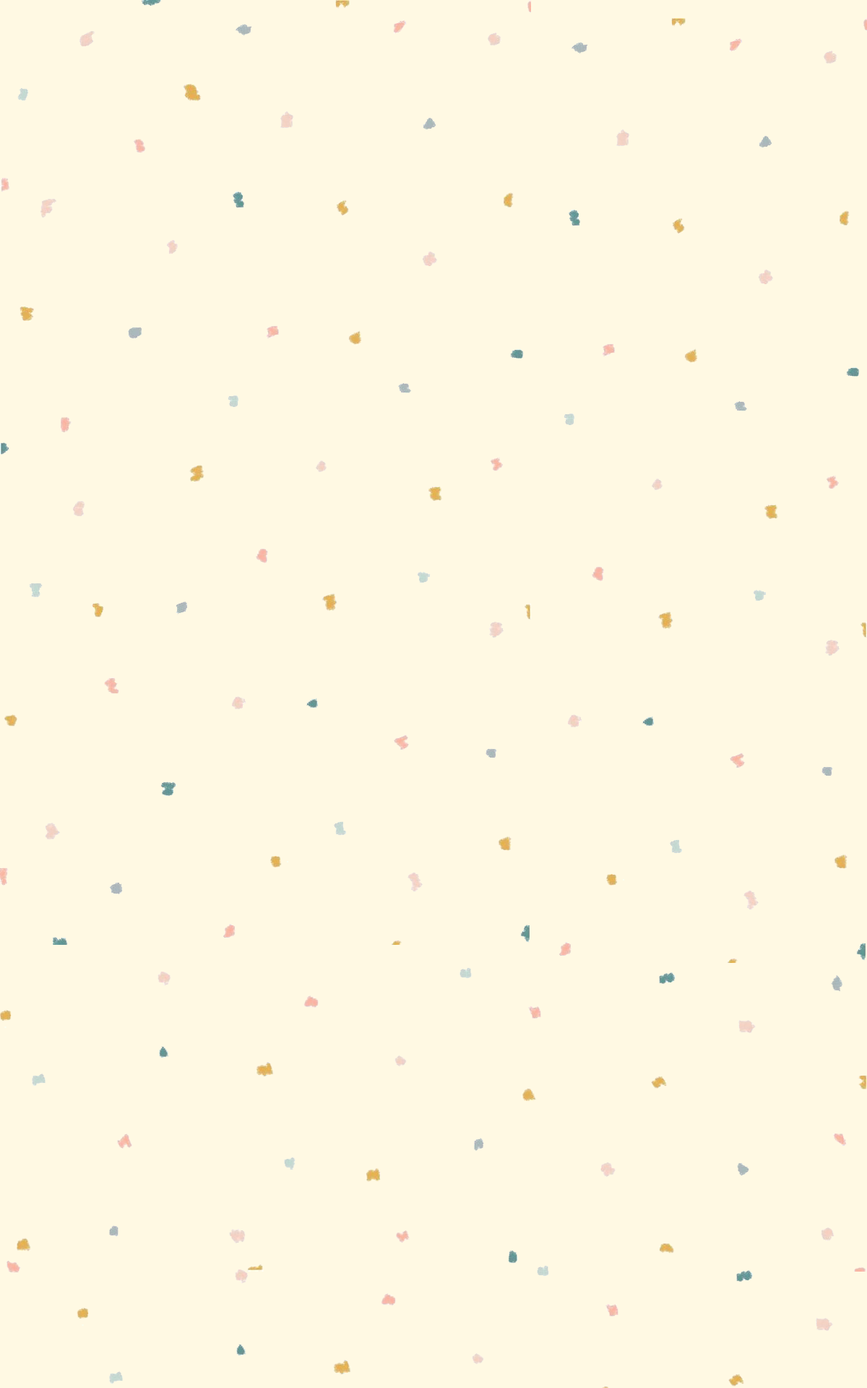
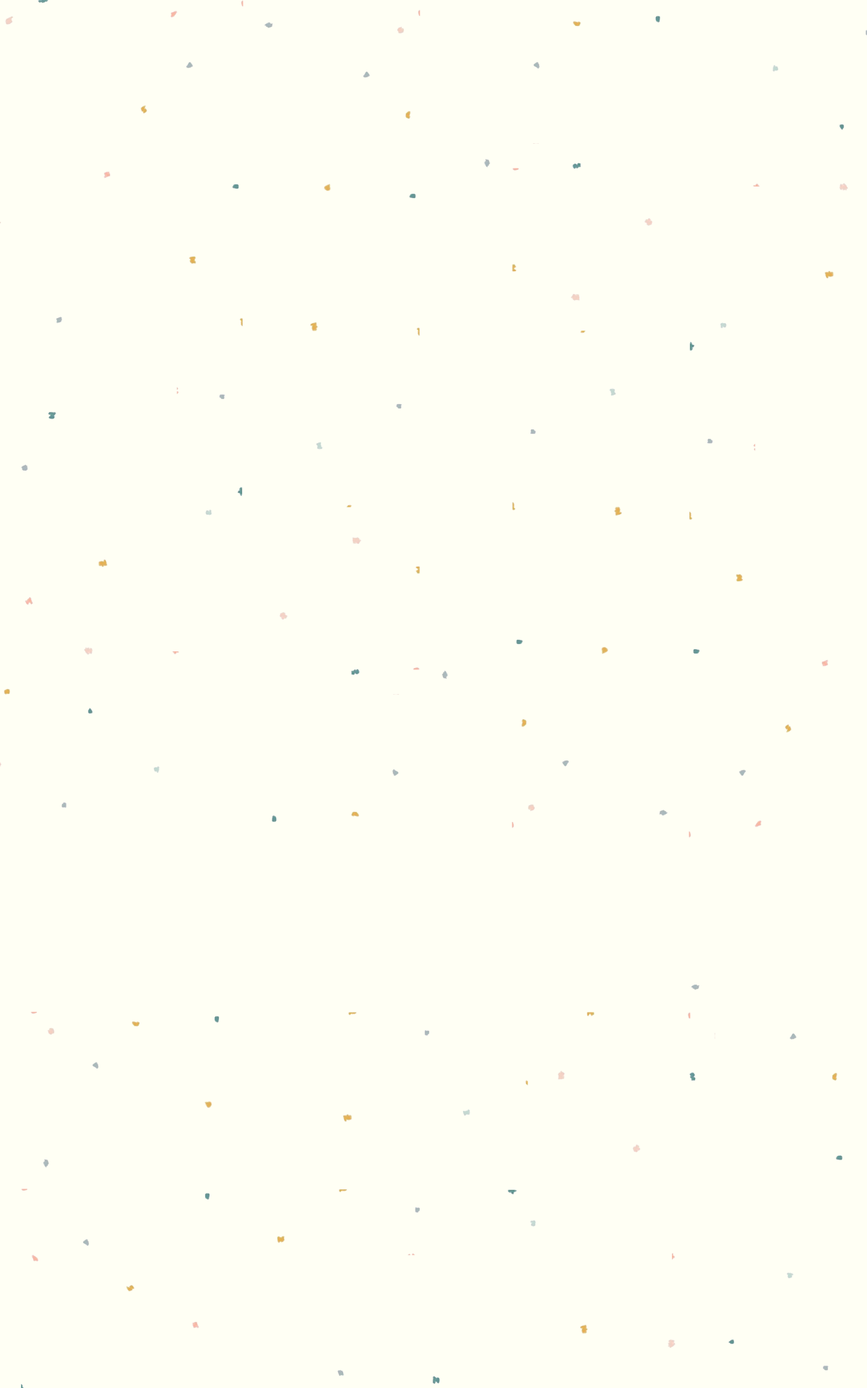
Comparing the layer stacks of the two w=867, h=1388 images. Changes:
renamed "레이어 3" to "레이어 6", painted on it over [0, 944, 867, 1388]
renamed "레이어 2" to "레이어 5", painted on it over [484, 15, 867, 963]
removed layer "레이어 1" over [0, 0, 532, 945]
moved "레이어 4" above "배경", painted on it over [0, 0, 834, 1388]
painted on "배경" over [0, 0, 867, 1388]
